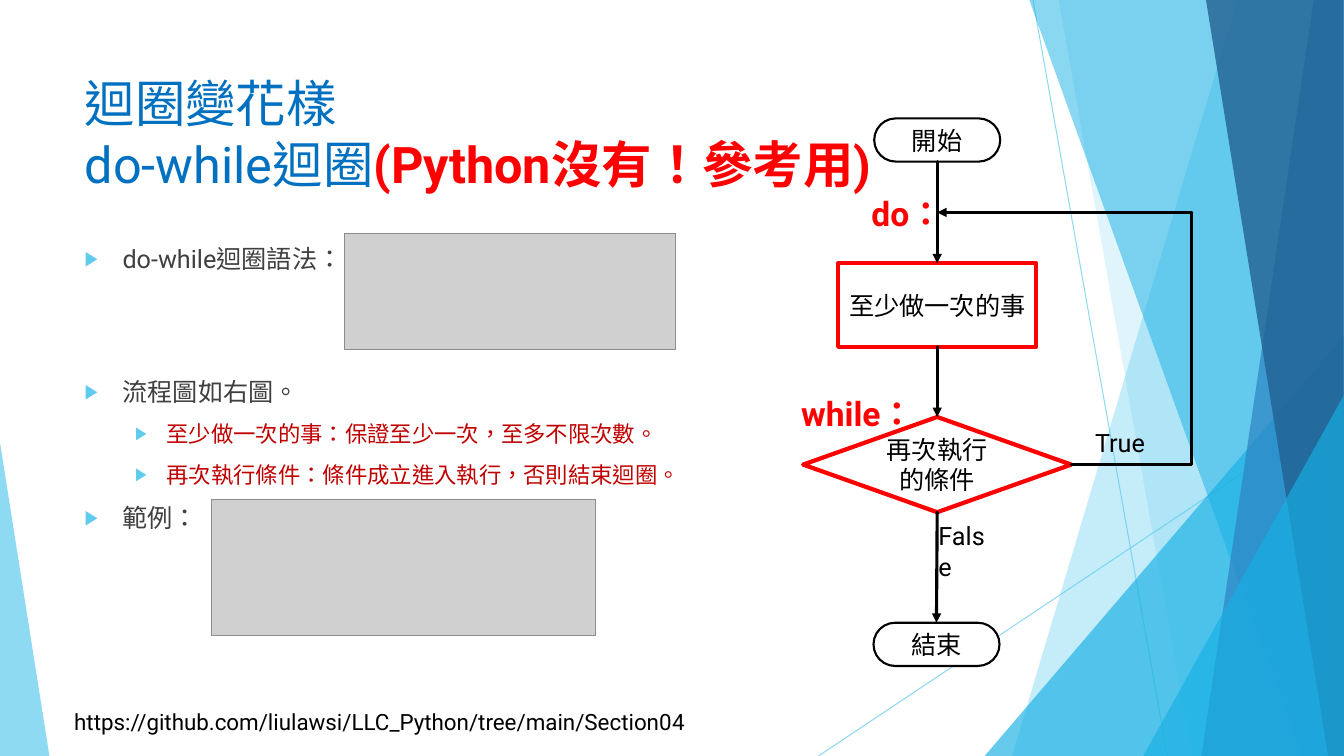
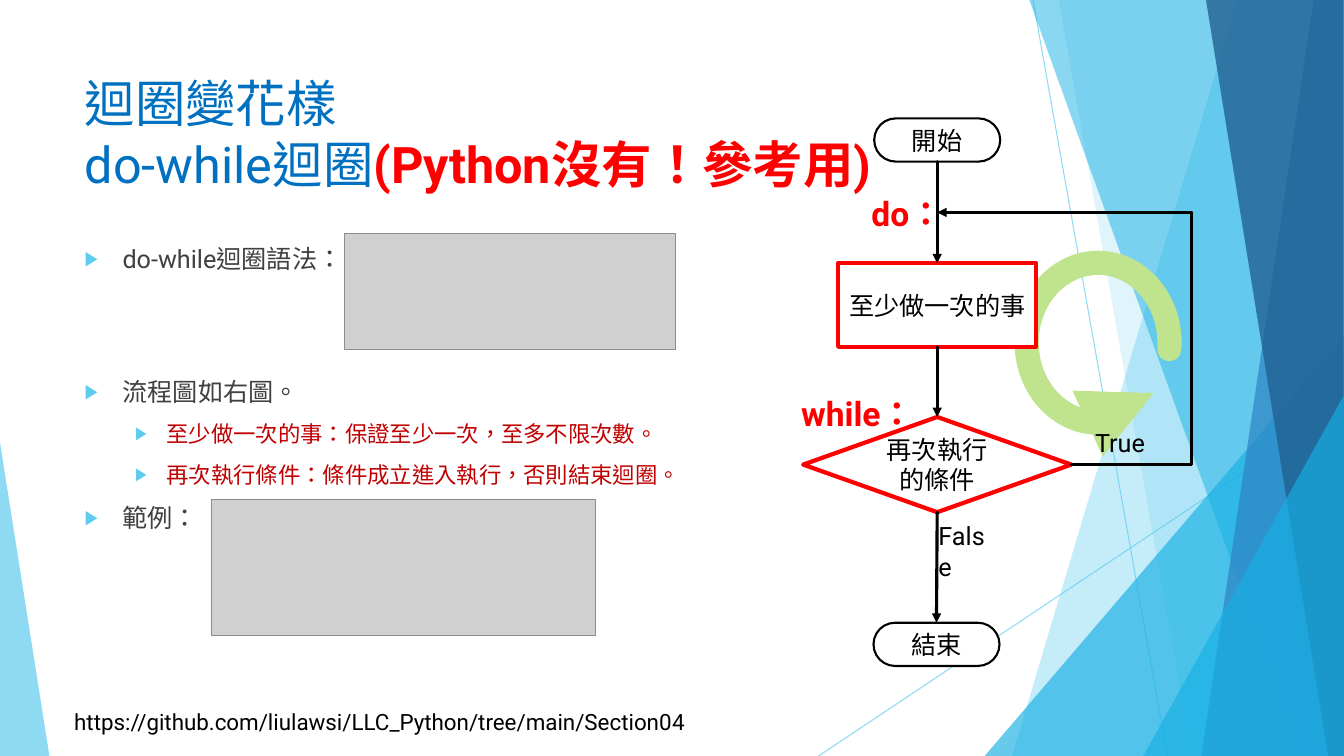
Before and after one commit to liulawsi/My_PPTs, a slide deck: slide 33 of LCC/Python/04_迴圈大法.pptx. Drawn at 1344x756 pixels with LibreOffice and Linux fonts; fonts in the diff are those of the drawing; grey boxes stand for pictures; background and template pictures are left out. Boxes give left, top, right and bottom in pixels: in the first picture for what was removed or moved away, otherwise in the second. Text is boxed around its words. In the diff, an @@ line names an element or a change of style, - is before the commit and + after.

```diff
--- a/LCC/Python/04_迴圈大法.pptx
+++ b/LCC/Python/04_迴圈大法.pptx
@@ arc (boxed as its full ellipse) added at box(1027, 263, 1171, 422), outline #C0E38D 17.25 pt @@
```
Also in this commit, not shown: 9 other slides changed, 2 slides added, 1 other file.
